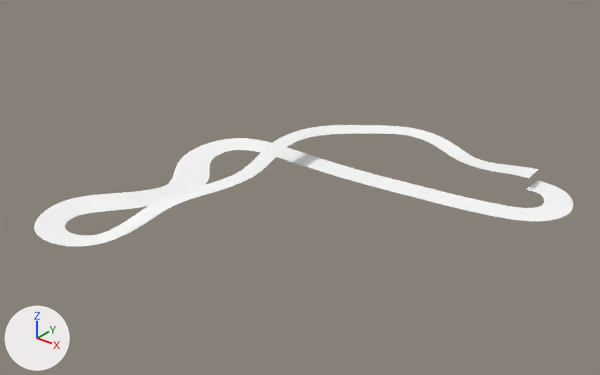
One commit to the FBX model Assets/Scenes/Scene_3/Scene_3_Preview.fbx: the scene before it, then after it.
One viewpoint serves both versions: a 50 mm lens placed at (856.0, -910.0, 555.0), pointed at (135.0, -10.0, -4.0). Every picture has the same lights, and +X, +Y and +Z are marked at lower left. Objects named as collision shapes, trigger or cutter boxes, shadow casters or lower levels of detail are left out. Where no turn or scale is listed for an object, it has been applied to the vertices.

The first picture shows 'transform1'.
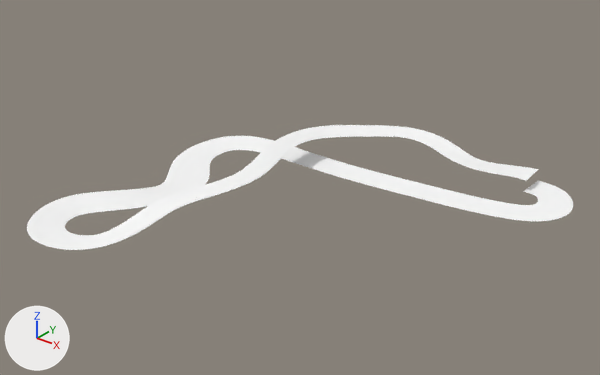
Changed parts and their boxes [x1, y1, x2, y2] in the pictures (600 x 375 px):
'sides', added: after [27, 133, 545, 250]

The change in detail:
Mesh me_sides is new.
It has 5674 vertices, 5106 faces and spans x -169.0..418.0, y -361.0..307.0, z -50.0..9.0.
It uses material mat_principledshader (white #ffffff).
Object 'sides' (ob_sides) is new; it shows me_sides.
Its location is (0.0, 0.0, 0.0).
